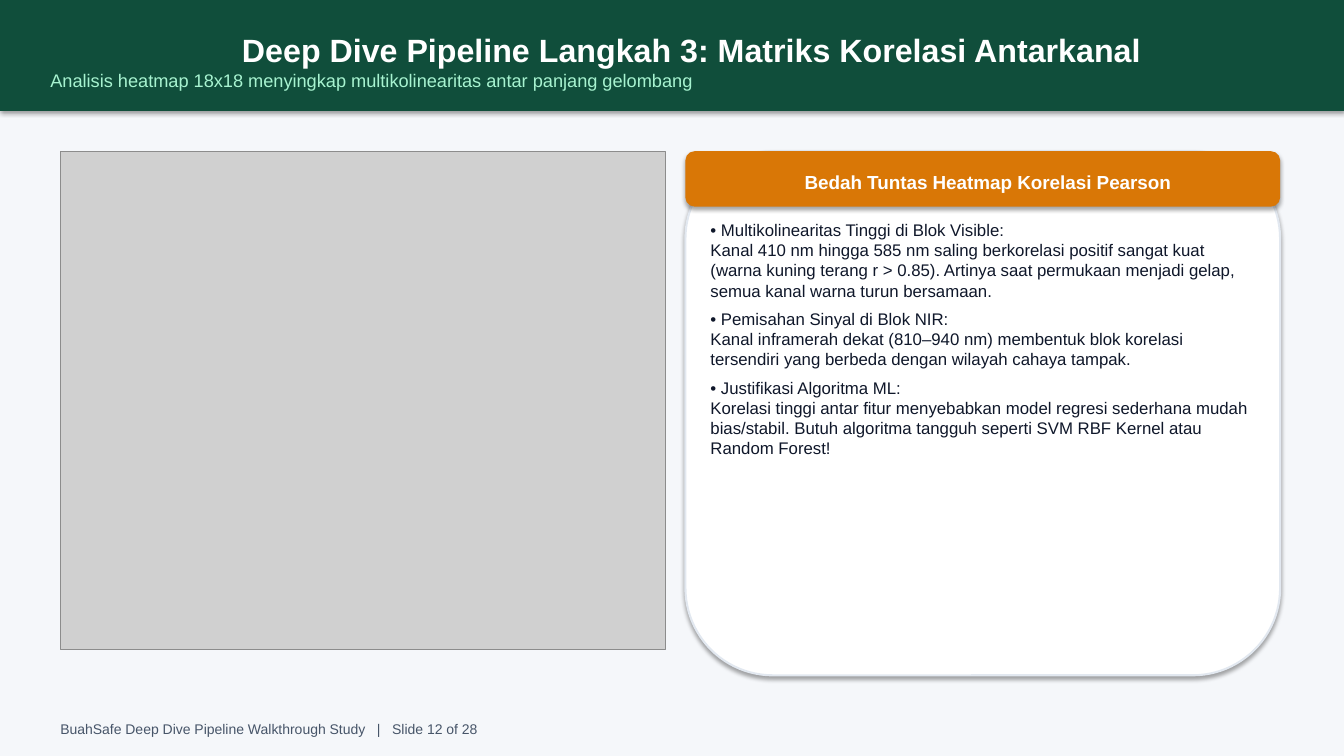
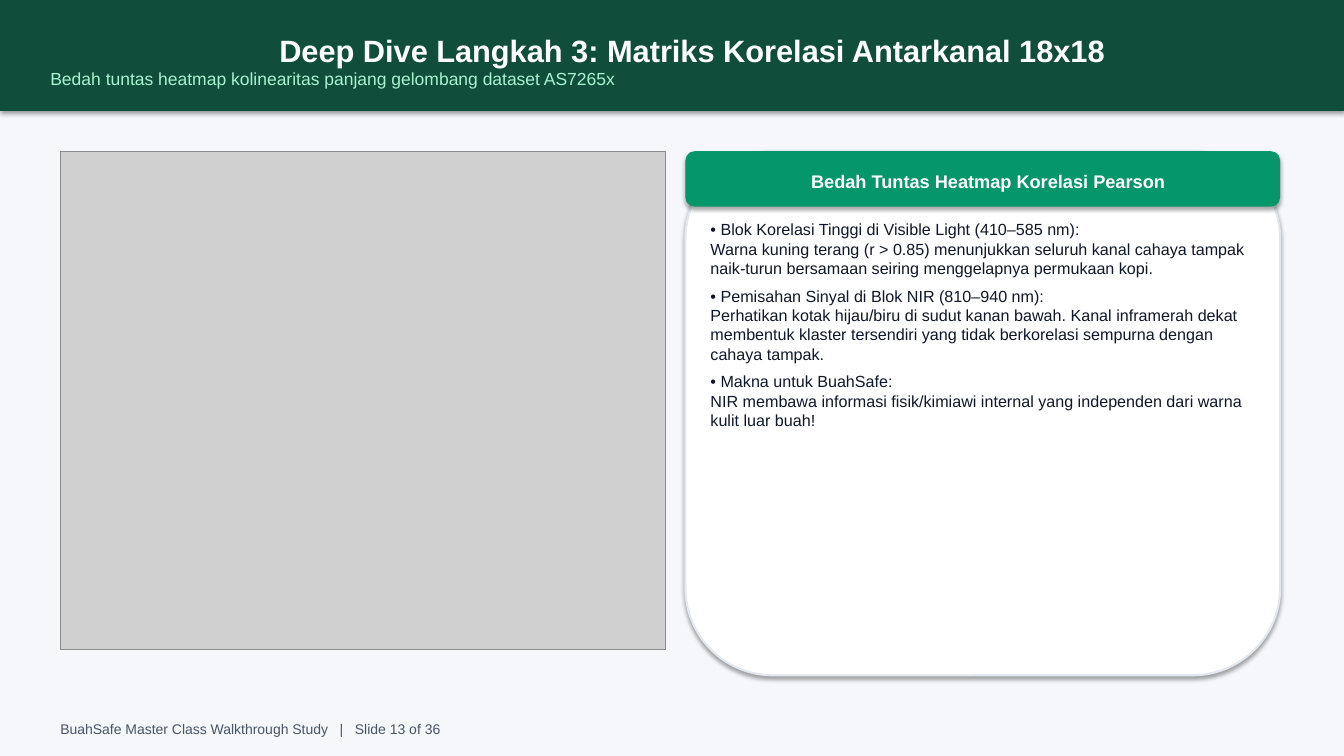
Before and after one commit to adsurkasur/buahsafe, a slide deck: slide 13 of BuahSafe_Super_Comprehensive_Presentation_Deep_Dive.pptx (slide 12 before the commit). Drawn at 1344x756 pixels with LibreOffice and Linux fonts; fonts in the diff are those of the drawing; grey boxes stand for pictures. Boxes give left, top, right and bottom in pixels: in the first picture for what was removed or moved away, otherwise in the second. Text is boxed around its words. In the diff, an @@ line names an element or a change of style, - is before the commit and + after.

Commit message:
feat: expand to 36-slide master class presentation addressing all 12 detailed review points with comprehensive theory, causality chains, and fixed visual assets

```diff
--- a/BuahSafe_Super_Comprehensive_Presentation_Deep_Dive.pptx
+++ b/BuahSafe_Super_Comprehensive_Presentation_Deep_Dive.pptx
@@ text in rectangle at (50,39,1104,89): text changed; size 13 to 12.5 pt @@
-Deep Dive Pipeline Langkah 3: Matriks Korelasi Antarkanal
-Analisis heatmap 18x18 menyingkap multikolinearitas antar panjang gelombang
+Deep Dive Langkah 3: Matriks Korelasi Antarkanal 18x18
+Bedah tuntas heatmap kolinearitas panjang gelombang dataset AS7265x
@@ rounded rectangle "Bedah Tuntas Heatmap Korelasi Pearson" at (686,151,1280,207): size 13.5 to 13 pt; fill #D97706 to #059669 @@
@@ text at (710,223,1244,426): text changed; size 12 to 11.5 pt @@
-• Multikolinearitas Tinggi di Blok Visible:
-Kanal 410 nm hingga 585 nm saling berkorelasi positif sangat kuat (warna kuning terang r > 0.85). Artinya saat permukaan menjadi gelap, semua kanal warna turun bersamaan.
-• Pemisahan Sinyal di Blok NIR:
-Kanal inframerah dekat (810–940 nm) membentuk blok korelasi tersendiri yang berbeda dengan wilayah cahaya tampak.
-• Justifikasi Algoritma ML:
-Korelasi tinggi antar fitur menyebabkan model regresi sederhana mudah bias/stabil. Butuh algoritma tangguh seperti SVM RBF Kernel atau Random Forest!
+• Blok Korelasi Tinggi di Visible Light (410–585 nm):
+Warna kuning terang (r > 0.85) menunjukkan seluruh kanal cahaya tampak naik-turun bersamaan seiring menggelapnya permukaan kopi.
+• Pemisahan Sinyal di Blok NIR (810–940 nm):
+Perhatikan kotak hijau/biru di sudut kanan bawah. Kanal inframerah dekat membentuk klaster tersendiri yang tidak berkorelasi sempurna dengan cahaya tampak.
+• Makna untuk BuahSafe:
+NIR membawa informasi fisik/kimiawi internal yang independen dari warna kulit luar buah!
@@ text at (60,724,441,737): text changed @@
-BuahSafe Deep Dive Pipeline Walkthrough Study | Slide 12 of 28
+BuahSafe Master Class Walkthrough Study | Slide 13 of 36
```
Also in this commit, not shown: 25 other slides changed, 10 slides added, 2 slides removed, 3 other files.
